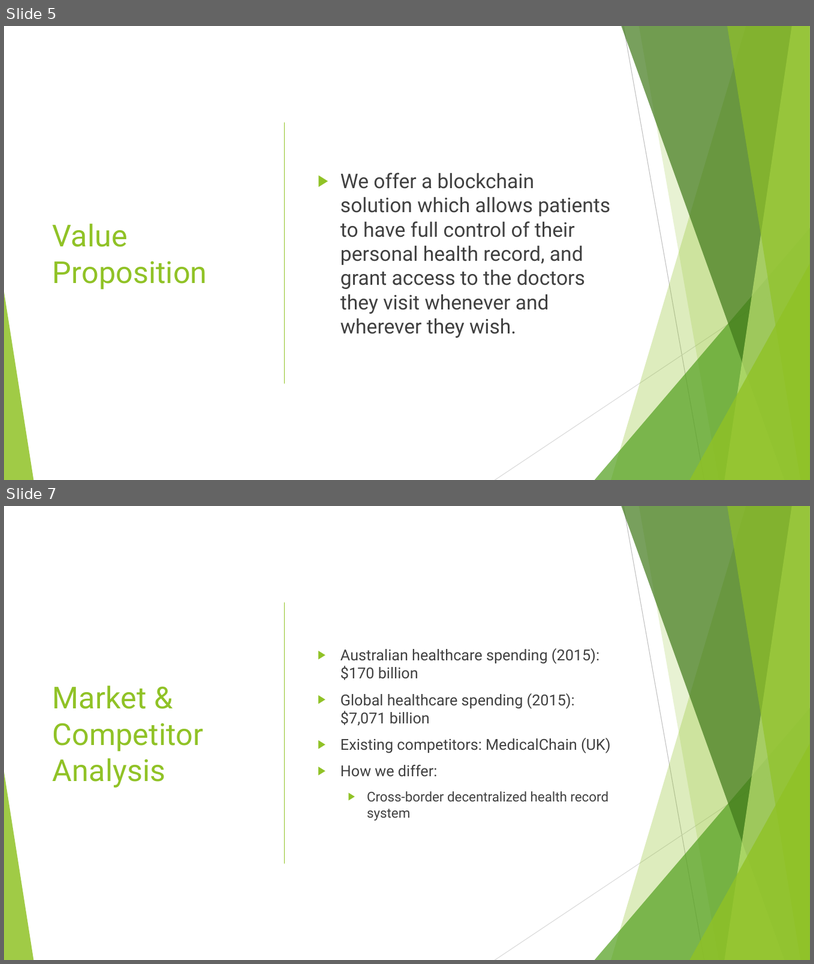
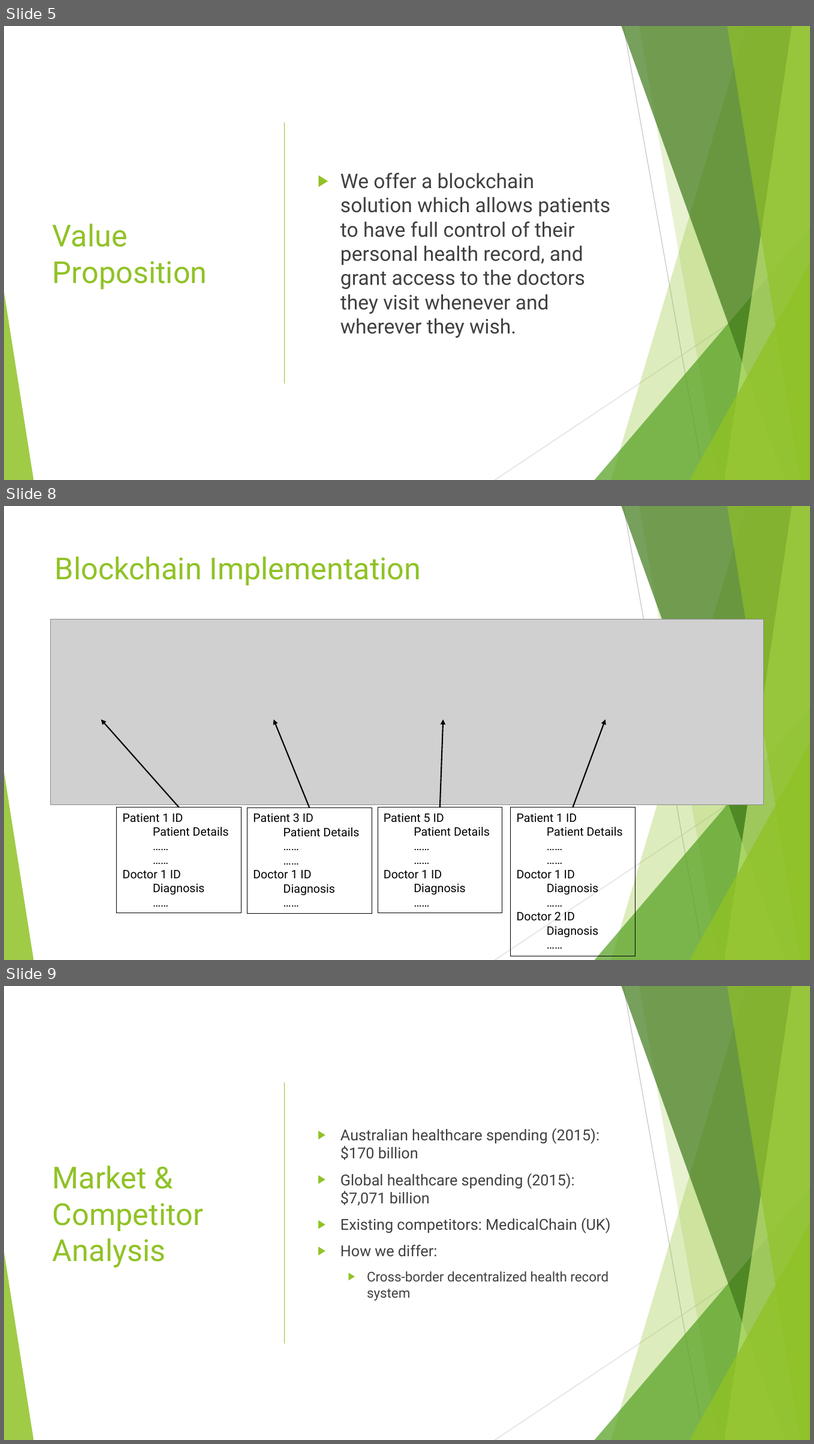
Before and after one commit to mathiassantoso/uniledger, a slide deck: Uniledger.pptx. Shown one above the other, each under a label of ours: slides 5 and 7 before the commit, slides 5, 8 and 9 after it; the slides between them are not shown. The pictures are 814x964 and 814x1444 pixels, drawn with LibreOffice and Linux fonts; fonts in the diff are those of the drawing; grey boxes stand for pictures. Boxes give left, top, right and bottom in pixels: in the first picture for what was removed or moved away, otherwise in the second. Text is boxed around its words. In the diff, an @@ line names an element or a change of style, - is before the commit and + after.

```diff
--- a/Uniledger.pptx
+++ b/Uniledger.pptx
@@ slide 8 added at (4,506,810,960), background #FFFFFF; not listed: 10 template elements that a slide beside it also shows @@
@@ title added at (55,556,422,586), 36 pt, text #90C226 @@
+Blockchain Implementation
@@ picture added at (51,619,764,805) @@
@@ arrow added from (179, 807) to (101, 720), #000000 1.5 pt @@
@@ arrow added from (309, 807) to (274, 720), #000000 1.5 pt @@
@@ arrow added from (440, 807) to (443, 720), #000000 1.5 pt @@
@@ arrow added from (573, 807) to (606, 720), #000000 1.5 pt @@
@@ rectangle added at (117,807,241,913), outline #000000 0.75 pt, 14 pt, text #000000 @@
+Patient 1 ID
+Patient Details
+……
+……
+Doctor 1 ID
+Diagnosis
+……
@@ rectangle added at (247,807,372,913), outline #000000 0.75 pt, 14 pt, text #000000 @@
+Patient 3 ID
+Patient Details
+……
+……
+Doctor 1 ID
+Diagnosis
+……
@@ rectangle added at (378,807,503,913), outline #000000 0.75 pt, 14 pt, text #000000 @@
+Patient 5 ID
+Patient Details
+……
+……
+Doctor 1 ID
+Diagnosis
+……
@@ rectangle added at (511,807,636,956), outline #000000 0.75 pt, 14 pt, text #000000 @@
+Patient 1 ID
+Patient Details
+……
+……
+Doctor 1 ID
+Diagnosis
+……
+Doctor 2 ID
+Diagnosis
+……
@@ what was slide 7 is now slide 9 @@
```
Also in this commit, not shown: 1 slide changed, 2 other slides added.
